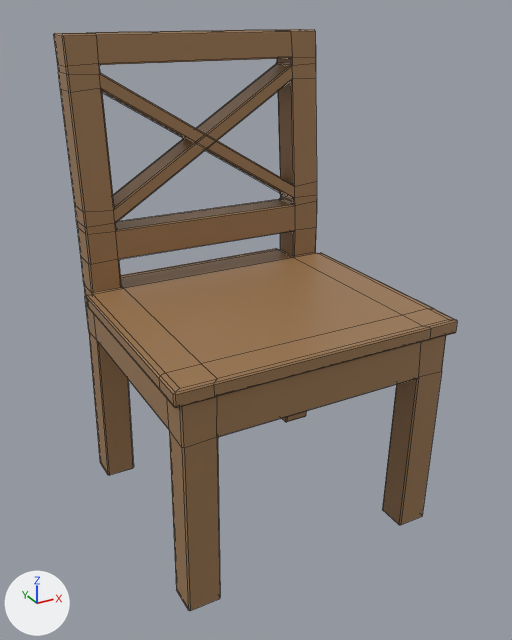
One commit to the FBX model Assets/Original_assets/furniture/Chair.fbx: the scene before it, then after it.
Before and after are seen from a 50 mm camera at (-4.31, -6.31, 3.65) aimed at (-2.02, -2.14, 1.57). Every picture has the same lights, and +X, +Y and +Z are marked at lower left. The first picture is the older version. Mesh edges are drawn as thin lines. Where no turn or scale is listed for an object, it has been applied to the vertices.

The first picture shows 'Silla'.
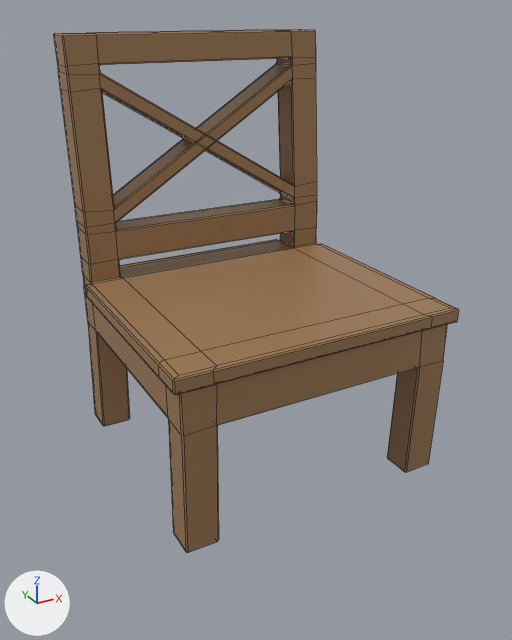
The newer file is also turned or shifted as a whole; pictures and numbers use the older file's frame.

Pixel boxes [x1, y1, x2, y2] of what changed, in the pictures (512 x 640 px; the box of a moved part takes in the faces that stretch with it):
```json
{"object": "Silla", "change": "reshaped", "before": [54, 29, 457, 611], "after": [54, 29, 459, 553], "on screen": "10% shorter"}
{"part": 1, "of": "me_cube_069", "change": "moved or reshaped", "before": [81, 228, 457, 448], "after": [81, 228, 459, 436]}
{"part": 2, "of": "me_cube_069", "change": "moved or reshaped", "before": [89, 332, 442, 611], "after": [88, 323, 443, 553]}
```

The change, as JSON lines over the scene's bpy script:
```json
{"block": "me_cube_069", "where": "# used by ob_silla; location = (0.0, 0.0, 0.0)"}
{"op": "remove", "block": "me_cube_069", "code": "me_cube_069.from_pydata(...)  # 368 vertices, 414 faces; spans x -3.05..-0.95, y -3.07..-1.03, z 0.0..3.5"}
{"op": "add", "block": "me_cube_069", "code": "me_cube_069.from_pydata(...)  # 368 vertices, 414 faces; spans x -3.05..-0.95, y -3.07..-1.03, z 0.49..3.5"}
{"block": "me_cube_069", "change": "me_cube_069 part 1: all 160 vertices in x -3.05..-0.95, y -3.07..-1.09, z 1.29..1.71 are moved by (0.0, 0.0, 0.08)"}
{"block": "me_cube_069", "change": "me_cube_069 part 2: all 48 vertices in x -3.0..-1.0, y -3.01..-1.08, z 0.0..0.01 are moved by (0.0, 0.0, 0.49)"}
```
